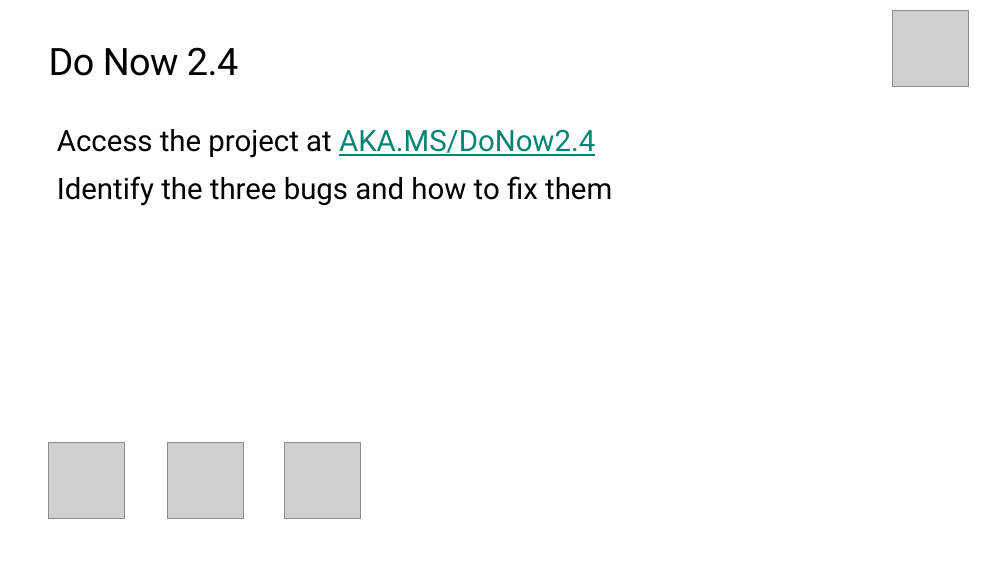
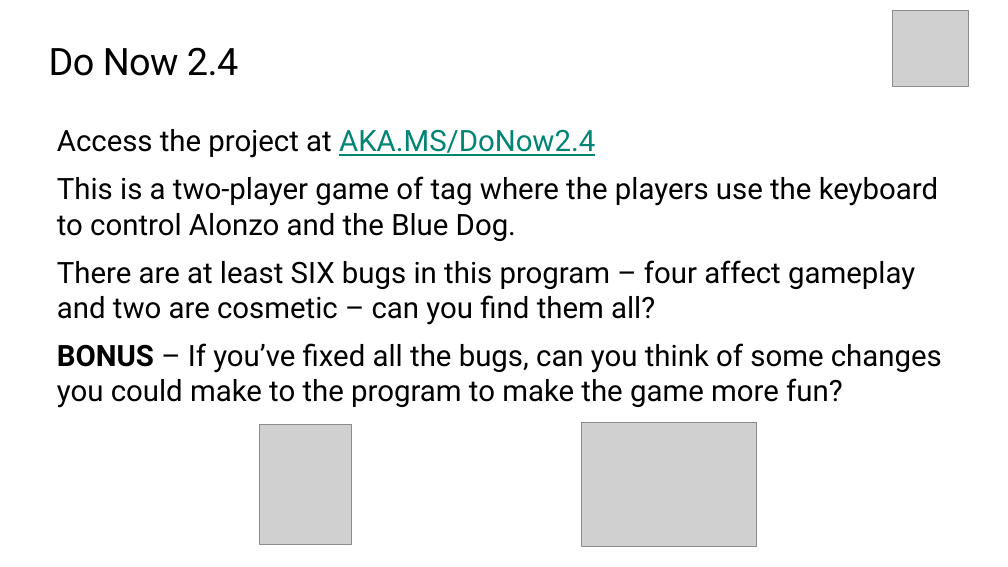
Before and after one commit to TEALSK12/introduction-to-computer-science, a slide deck: slide 4 of docs/slidedecks/TEALS SNAP 2.4.pptx. Drawn at 1008x567 pixels with LibreOffice and Linux fonts; fonts in the diff are those of the drawing; grey boxes stand for pictures; background and template pictures are left out. Boxes give left, top, right and bottom in pixels: in the first picture for what was removed or moved away, otherwise in the second. Text is boxed around its words. In the diff, an @@ line names an element or a change of style, - is before the commit and + after.

```diff
--- a/docs/slidedecks/TEALS SNAP 2.4.pptx
+++ b/docs/slidedecks/TEALS SNAP 2.4.pptx
@@ text at box(57, 176, 942, 408): text changed @@
-Identify the three bugs and how to fix them
+This is a two-player game of tag where the players use the keyboard to control Alonzo and the Blue Dog.
+There are at least SIX bugs in this program – four affect gameplay and two are cosmetic – can you find them all?
+BONUS – If you’ve fixed all the bugs, can you think of some changes you could make to the program to make the game more fun?
@@ picture removed at box(48, 443, 124, 519) @@
@@ picture removed at box(167, 443, 243, 519) @@
@@ picture added at box(260, 424, 352, 544) @@
@@ picture removed at box(284, 443, 360, 519) @@
@@ picture added at box(582, 423, 756, 547) @@
```
Also in this commit, not shown: 2 slides added, 3 other files.
